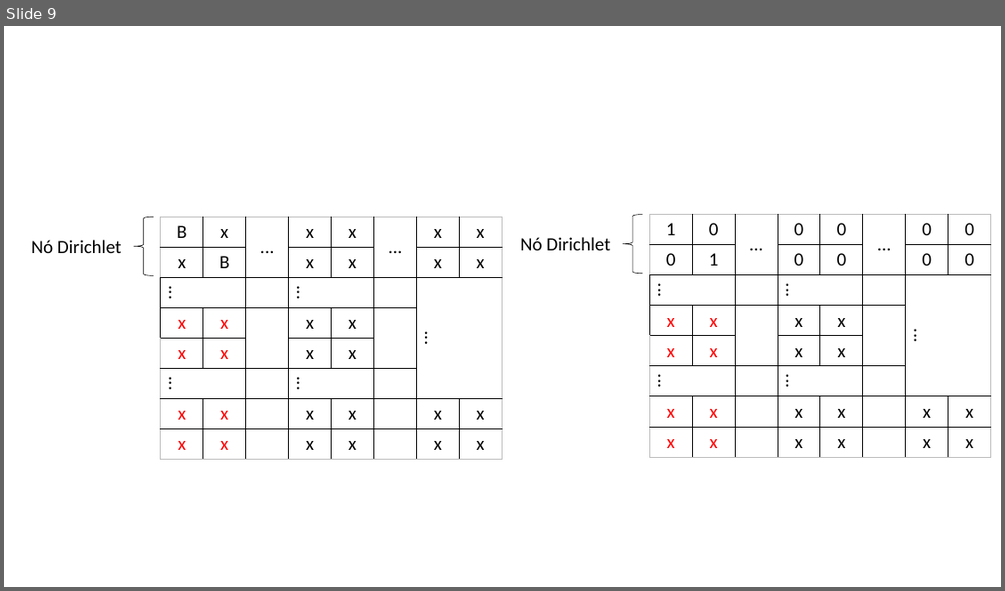
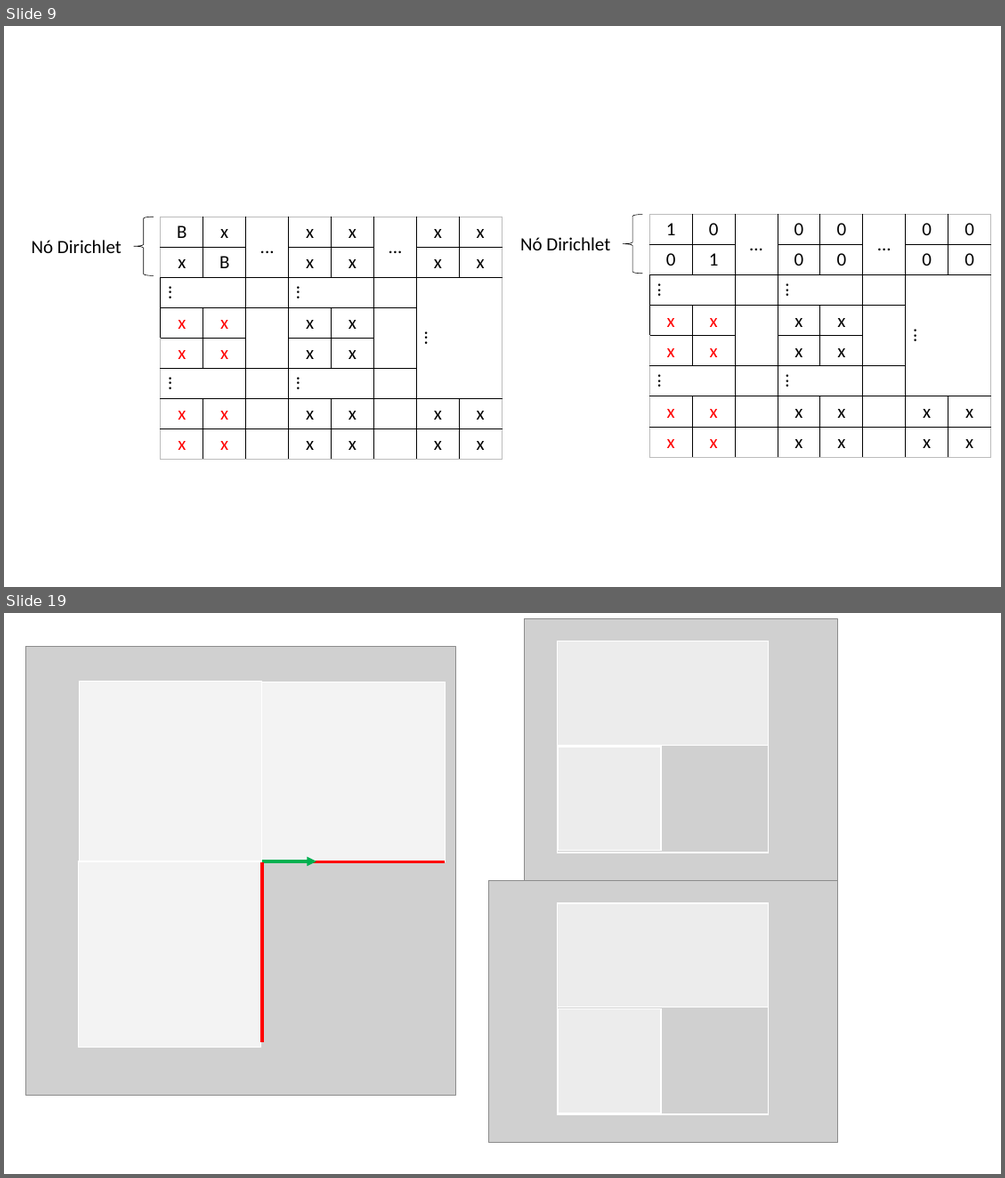
Before and after one commit to mtsodf/TeseMestrado, a slide deck: Outros/MestradoFiguras.pptx. Shown one above the other, each under a label of ours: slide 9 before the commit, slides 9 and 19 after it; the slides between them are not shown. The pictures are 1005x591 and 1005x1178 pixels, drawn with LibreOffice and Linux fonts; fonts in the diff are those of the drawing; grey boxes stand for pictures. Boxes give left, top, right and bottom in pixels: in the first picture for what was removed or moved away, otherwise in the second. Text is boxed around its words. In the diff, an @@ line names an element or a change of style, - is before the commit and + after.

```diff
--- a/Outros/MestradoFiguras.pptx
+++ b/Outros/MestradoFiguras.pptx
@@ slide 19 added at bbox=[4, 613, 1001, 1174], background #FFFFFF @@
@@ picture added at bbox=[525, 618, 837, 880] @@
@@ picture added at bbox=[25, 647, 455, 1095] @@
@@ rectangle added at bbox=[558, 641, 769, 852], outline #FFFFFF 1 pt @@
@@ rectangle added at bbox=[558, 641, 769, 746], fill #FFFFFF at 60% opacity, outline #FFFFFF 1 pt @@
@@ rectangle added at bbox=[80, 681, 263, 861], fill #FFFFFF at 75% opacity, outline #FFFFFF 1 pt @@
@@ rectangle added at bbox=[262, 682, 445, 862], fill #FFFFFF at 75% opacity, outline #FFFFFF 1 pt @@
@@ rectangle added at bbox=[558, 747, 662, 851], fill #FFFFFF at 60% opacity, outline #FFFFFF 1 pt @@
@@ rectangle added at bbox=[78, 861, 261, 1046], fill #FFFFFF at 75% opacity, outline #FFFFFF 1 pt @@
@@ line added from (445, 862) to (262, 862), #FF0000 3 pt @@
@@ arrow added from (262, 861) to (316, 861), #00B050 3 pt @@
@@ line added from (263, 862) to (263, 1042), #FF0000 3 pt @@
@@ picture added at bbox=[488, 880, 838, 1142] @@
@@ rectangle added at bbox=[558, 903, 769, 1114], outline #FFFFFF 1 pt @@
@@ rectangle added at bbox=[558, 903, 769, 1007], fill #FFFFFF at 60% opacity, outline #FFFFFF 1 pt @@
@@ rectangle added at bbox=[558, 1009, 662, 1113], fill #FFFFFF at 60% opacity, outline #FFFFFF 1 pt @@
```
Also in this commit, not shown: 11 other slides added.
